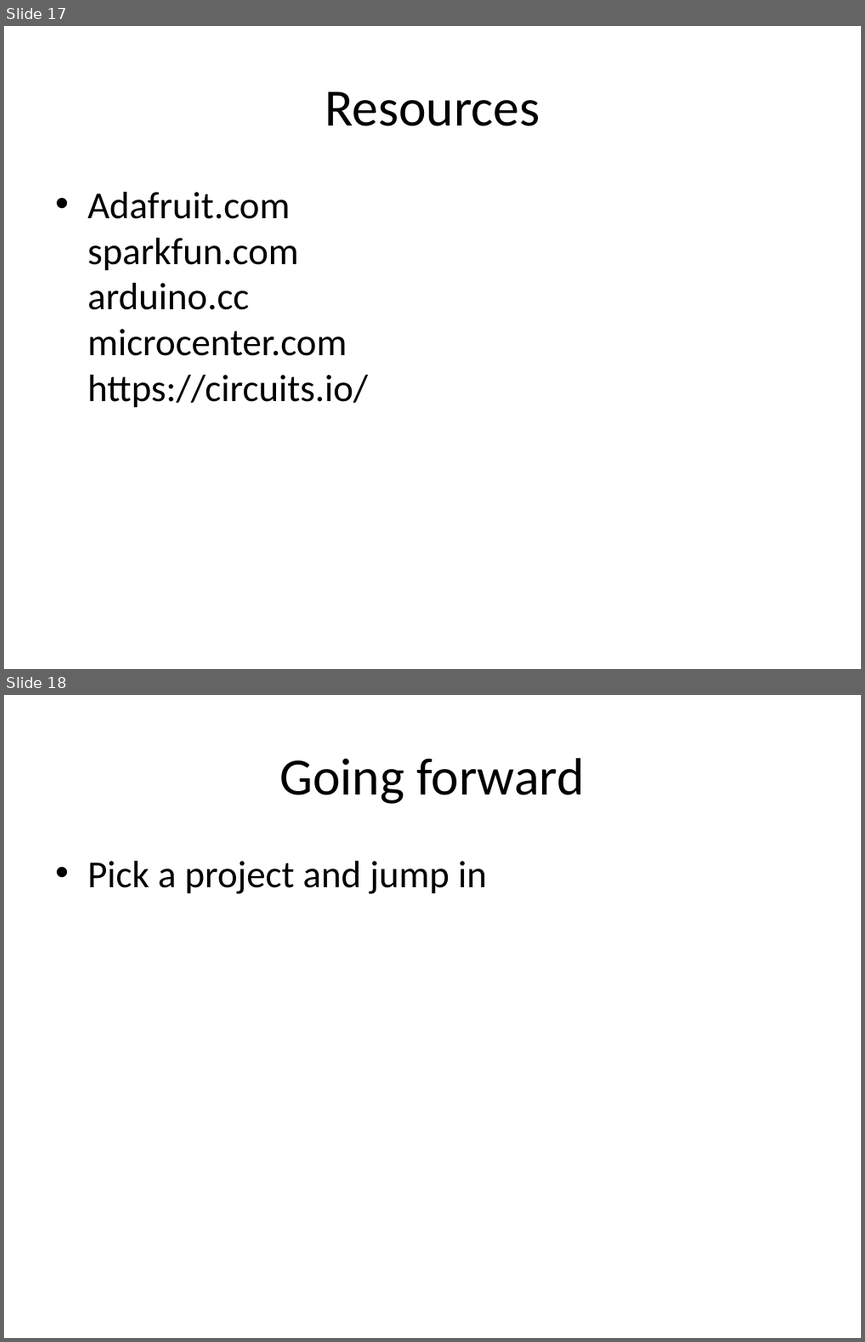
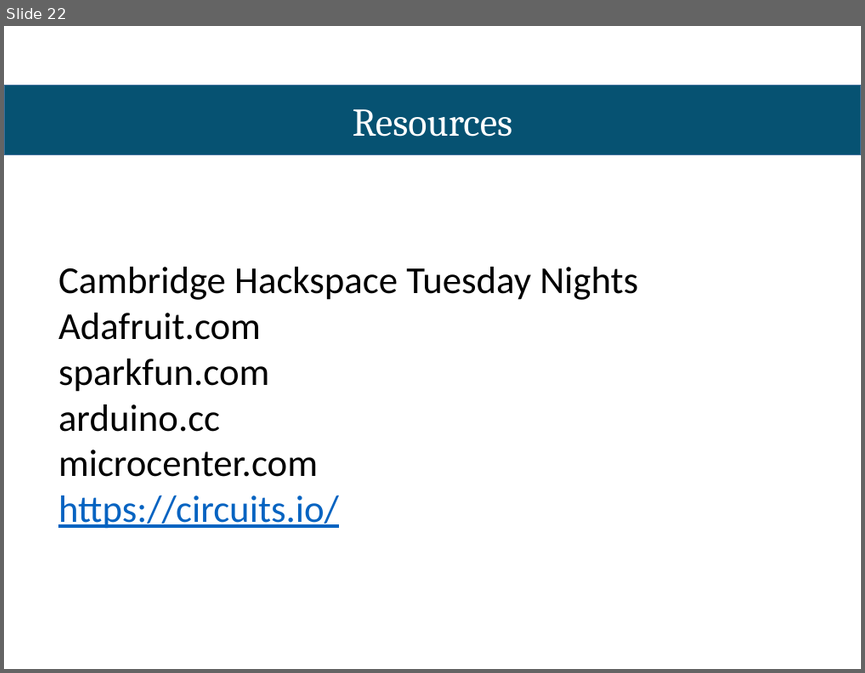
Before and after one commit to Cambridge-Hackspace/Arduino_Workshop, a slide deck: Workshop - English.pptx. Shown one above the other, each under a label of ours: slides 17 and 18 before the commit, slide 22 after it. The pictures are 865x1342 and 865x673 pixels, drawn with LibreOffice and Linux fonts; fonts in the diff are those of the drawing. Boxes give left, top, right and bottom in pixels: in the first picture for what was removed or moved away, otherwise in the second. Text is boxed around its words. In the diff, an @@ line names an element or a change of style, - is before the commit and + after.

```diff
--- a/Workshop - English.pptx
+++ b/Workshop - English.pptx
@@ slide 18 removed at bbox=[4, 695, 861, 1338], background #FFFFFF @@
@@ title removed at bbox=[280, 758, 585, 804] @@
-Going forward
@@ text removed at bbox=[87, 861, 487, 894] @@
-• Pick a project and jump in
@@ what was slide 17 is now slide 22 @@
@@ slide 22 changed as well @@
@@ text "Resources": place and size @@
-text "Resources" at bbox=[324, 91, 540, 126]
+text "Resources" at bbox=[352, 109, 513, 136]
@@ text "Resources" at bbox=[352, 109, 513, 136]: size 44 to 33 pt, font Calibri to Cambria, text colour #000000 to #FFFFFF; vertical alignment middle to top @@
@@ rectangle added at bbox=[4, 86, 861, 155], fill #065272, outline #43739E 1 pt @@
@@ text "Cambridge Hackspace Tuesday Nights": place and size @@
-text "Cambridge Hackspace Tuesday Nights" at bbox=[87, 192, 368, 408]
+text "Cambridge Hackspace Tuesday Nights" at bbox=[58, 267, 638, 528]
@@ text at bbox=[58, 267, 638, 300]: paragraph added @@
+Cambridge Hackspace Tuesday Nights
@@ text at bbox=[58, 312, 339, 528]: text colour #000000 to #0563C1, underline on in "https://circuits.io/"; bullet • to none; less space between paragraphs @@
```
Also in this commit, not shown: 5 other slides changed, 17 slides added, 11 other slides removed, 1 other file.
